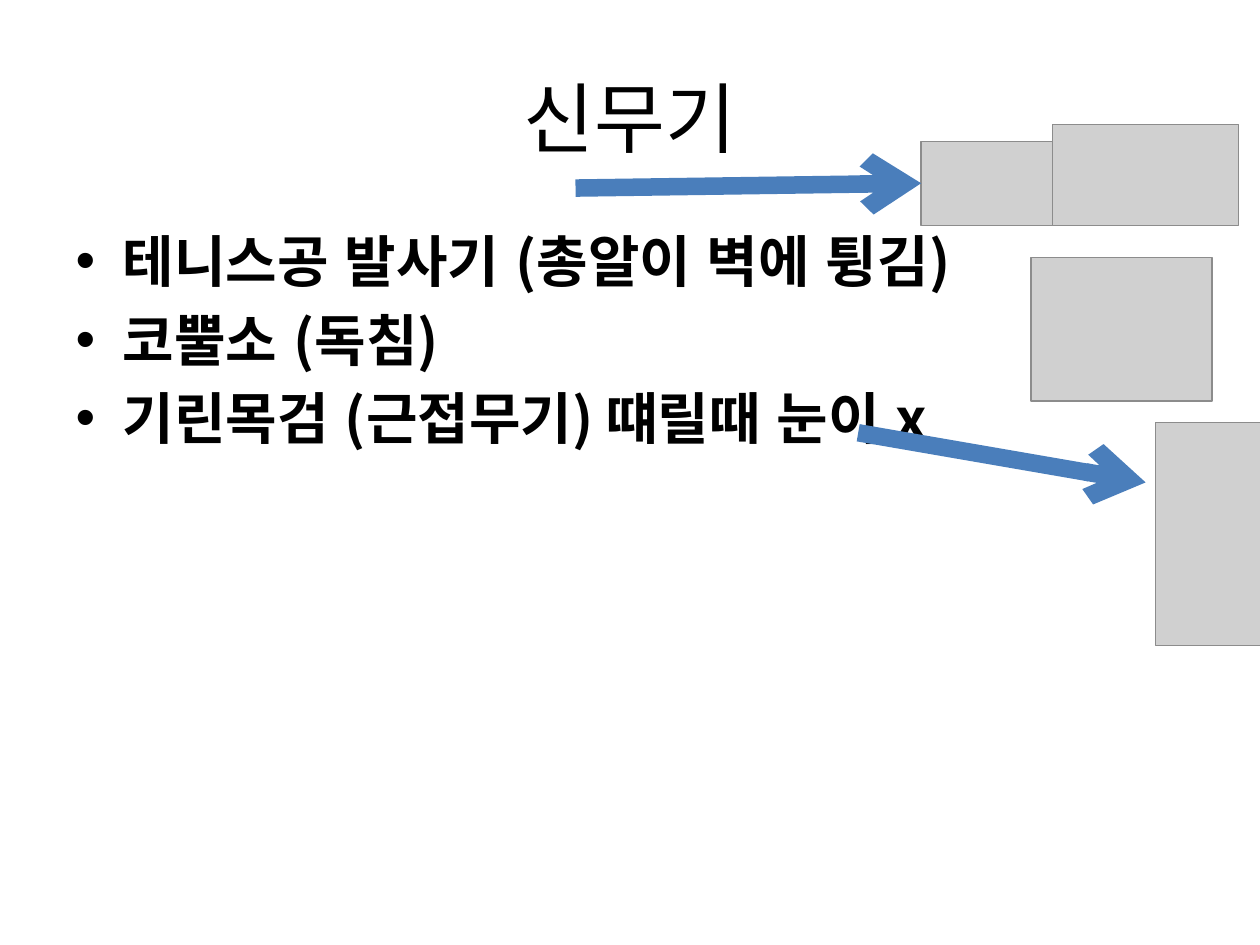
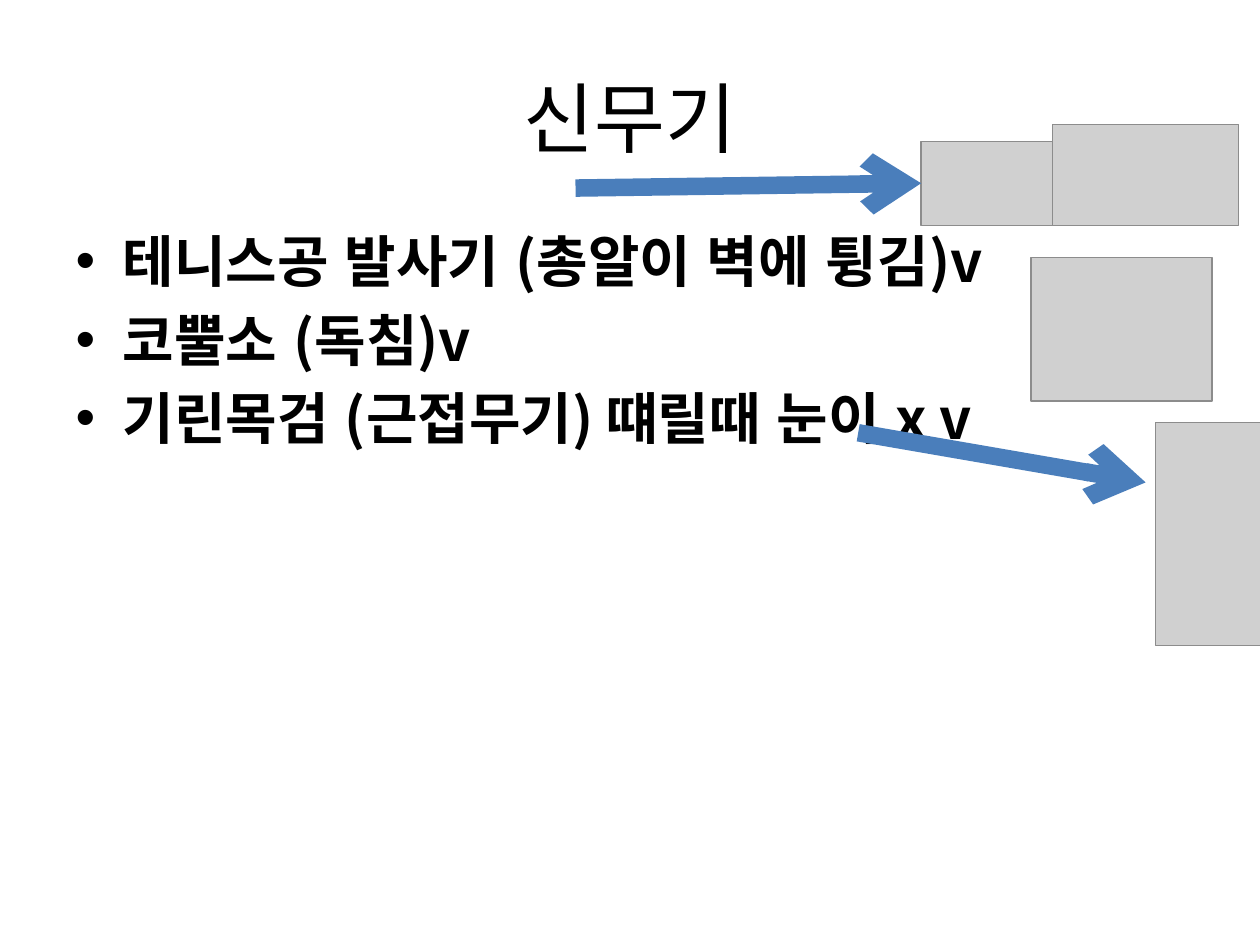
Before and after one commit to gkdlgndpdu/EscapeJail, a slide deck: slide 26 of EscapeJail/Assets/기획/스테이지1기획.pptx. Drawn at 1260x945 pixels with LibreOffice and Linux fonts; fonts in the diff are those of the drawing; grey boxes stand for pictures. Boxes give left, top, right and bottom in pixels: in the first picture for what was removed or moved away, otherwise in the second. Text is boxed around its words. In the diff, an @@ line names an element or a change of style, - is before the commit and + after.

Commit message:
무기만든것 ppt수정

```diff
--- a/EscapeJail/Assets/기획/스테이지1기획.pptx
+++ b/EscapeJail/Assets/기획/스테이지1기획.pptx
@@ text at [123, 235, 983, 454]: text changed @@
-• 테니스공 발사기 (총알이 벽에 튕김)
-• 코뿔소 (독침)
-• 기린목검 (근접무기) 떄릴때 눈이 x
+• 테니스공 발사기 (총알이 벽에 튕김)v
+• 코뿔소 (독침)v
+• 기린목검 (근접무기) 떄릴때 눈이 x v
```
Also in this commit, not shown: 4 other slides changed.
